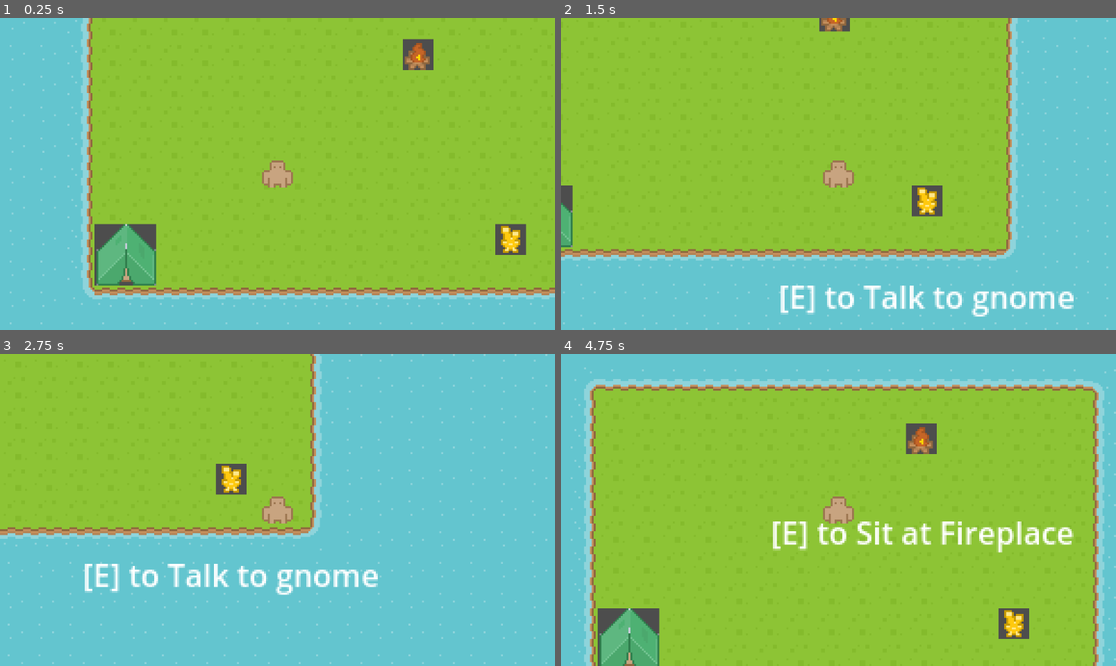
Above: before the commit, frames 1-4 (two rows, left to right).
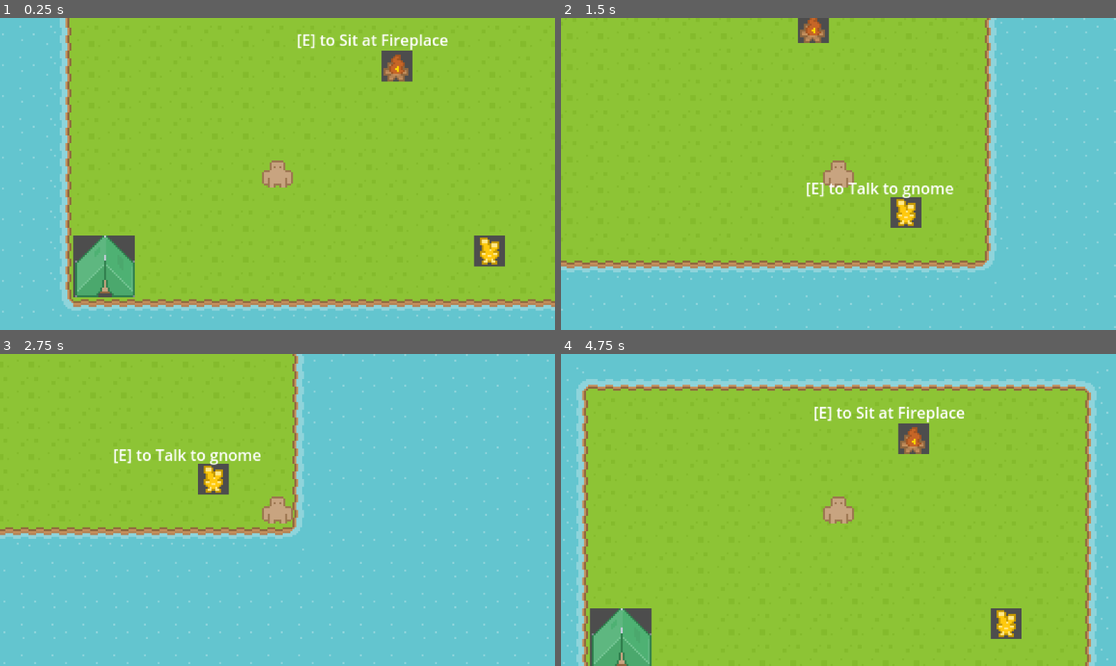
Above: after the commit, the same moments.

Repository: ablomstrom/islands-game
Game: Godot game, scene res://Scenes/Test_Island.tscn
Same seed, same stepped clock (60 frames per second), same inputs: the game is played once before the commit and once after it. This scene is started directly instead of the project's main scene.
Inputs:
- Up to frame 1 (0.25 s): no input
- Up to frame 2 (1.5 s): tap Enter at 0.5 s; hold D (right) 0.53-1.28 s; hold E (interact) 0.53-1.28 s; hold S (down) from 1.28 s (still down); tap E (interact) at 1.35 s
- Up to frame 3 (2.75 s): release S (down) at 2.03 s; hold D (right) from 2.03 s (still down); hold E (interact) from 2.03 s (still down)
- Up to frame 4 (4.75 s): release D (right) at 2.78 s; release E (interact) at 2.78 s; hold W (up) 2.78-3.53 s; tap E (interact) at 2.85, 4.35 s; hold E (interact) 3.53-4.28 s; hold A (left) from 3.53 s (still down)

The runs differ from the first frame. In frame 1, 15% of the frame differs, in the area x 0-100%, y 0-99%; in frame 2, 15%; in frame 3, 7.8%; in frame 4, 13%.

Commit message:
interactive tweaks & remove print statmenets

Diff:
--- a/Interactioin/InteractionArea/interaction_area.gd
+++ b/Interactioin/InteractionArea/interaction_area.gd
@@ -9,8 +9,8 @@
 
 # Called when the node enters the scene tree for the first time.
 
+
 func _on_body_entered(_body):
-	print("Something eneted an area")
 	InteractionManager.register_area(self)
 
 
--- a/Interactioin/interaction_manager.gd
+++ b/Interactioin/interaction_manager.gd
@@ -9,19 +9,15 @@
 var can_interact = true
 
 func register_area(area: InteractionArea):
-	print("registered an area")
 	active_areas.push_back(area)
 
 func unregister_area(area: InteractionArea):
-	print("un-registered an area")
 	var index = active_areas.find(area)
 	if index != -1:
 		active_areas.remove_at(index)
 
 # Called when the node enters the scene tree for the first time.
 func _ready():
-	print("interacton manager is ready")
-	print(player)
 	pass # Replace with function body.
 
 
@@ -31,8 +27,8 @@
 		active_areas.sort_custom(_sort_by_distance_to_player)
 		label.text = base_text + active_areas[0].action_name
 		label.global_position = active_areas[0].global_position
-		label.global_position.y += 36
-		label.global_position.x -= label.size.x / 2
+		label.global_position.y -= 20
+		label.global_position.x -= label.size.x / 3
 		label.show()
 	else:
 		label.hide()
--- a/Interactioin/interaction_manager.tscn
+++ b/Interactioin/interaction_manager.tscn
@@ -3,6 +3,7 @@
 [ext_resource type="Script" path="res://Interactioin/interaction_manager.gd" id="1_pmybh"]
 
 [node name="InteractionManager" type="Node2D"]
+position = Vector2(0, -29)
 script = ExtResource("1_pmybh")
 
 [node name="Label" type="Label" parent="."]
@@ -10,10 +11,11 @@
 anchors_preset = 5
 anchor_left = 0.5
 anchor_right = 0.5
-offset_left = -62.5
-offset_right = 62.5
+offset_left = -30.0
+offset_right = 95.0
 offset_bottom = 26.0
 grow_horizontal = 2
+scale = Vector2(0.5, 0.5)
 text = "[E] TO INTERACT"
 horizontal_alignment = 1
 vertical_alignment = 1
--- a/Scenes/Test_Island.tscn
+++ b/Scenes/Test_Island.tscn
@@ -19,7 +19,7 @@
 layer_0/tile_data = PackedInt32Array(-655375, 196608, 1, -589839, 196608, 1, -524303, 196608, 1, -458767, 196608, 1, -3 …(18616 unchanged characters)…
 
 [node name="PlayerChar" parent="." instance=ExtResource("2_28gto")]
-position = Vector2(15, 38)
+position = Vector2(26, 32)
 safe_margin = 1.0
 
 [node name="Camera2D" type="Camera2D" parent="PlayerChar"]
